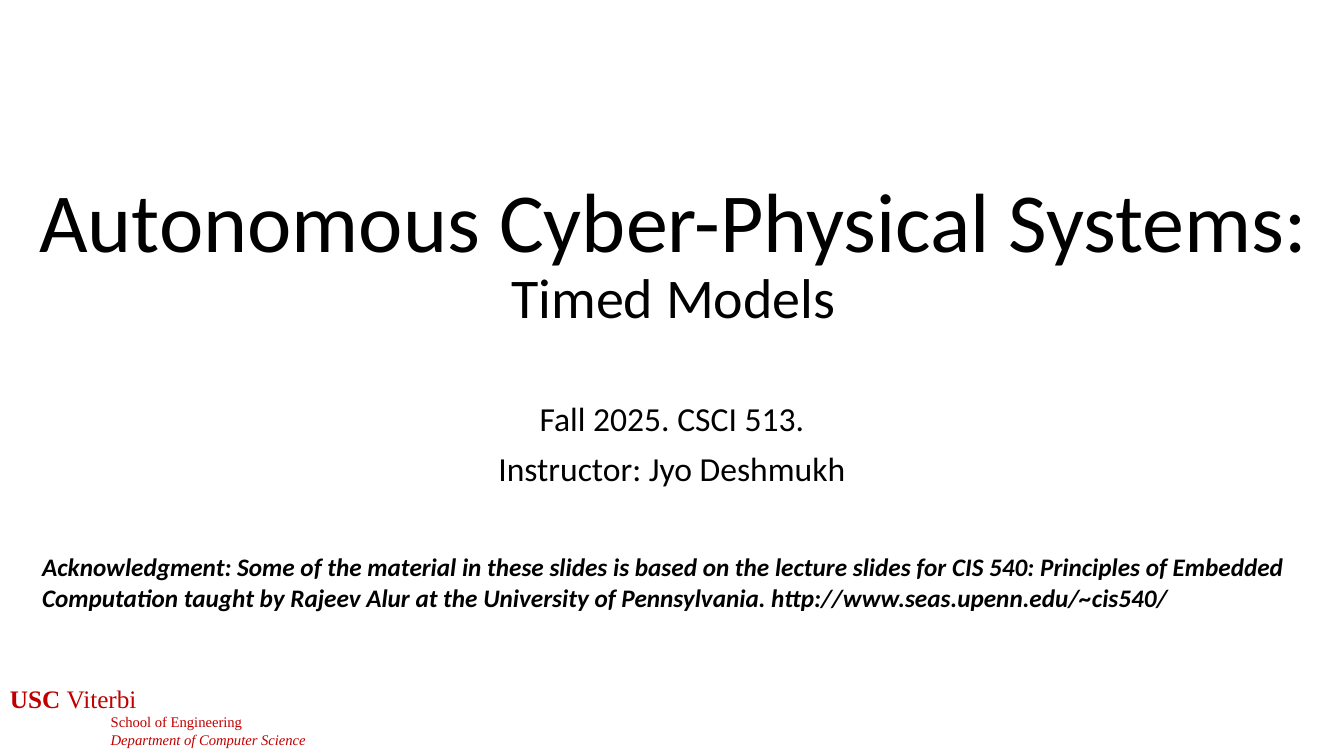
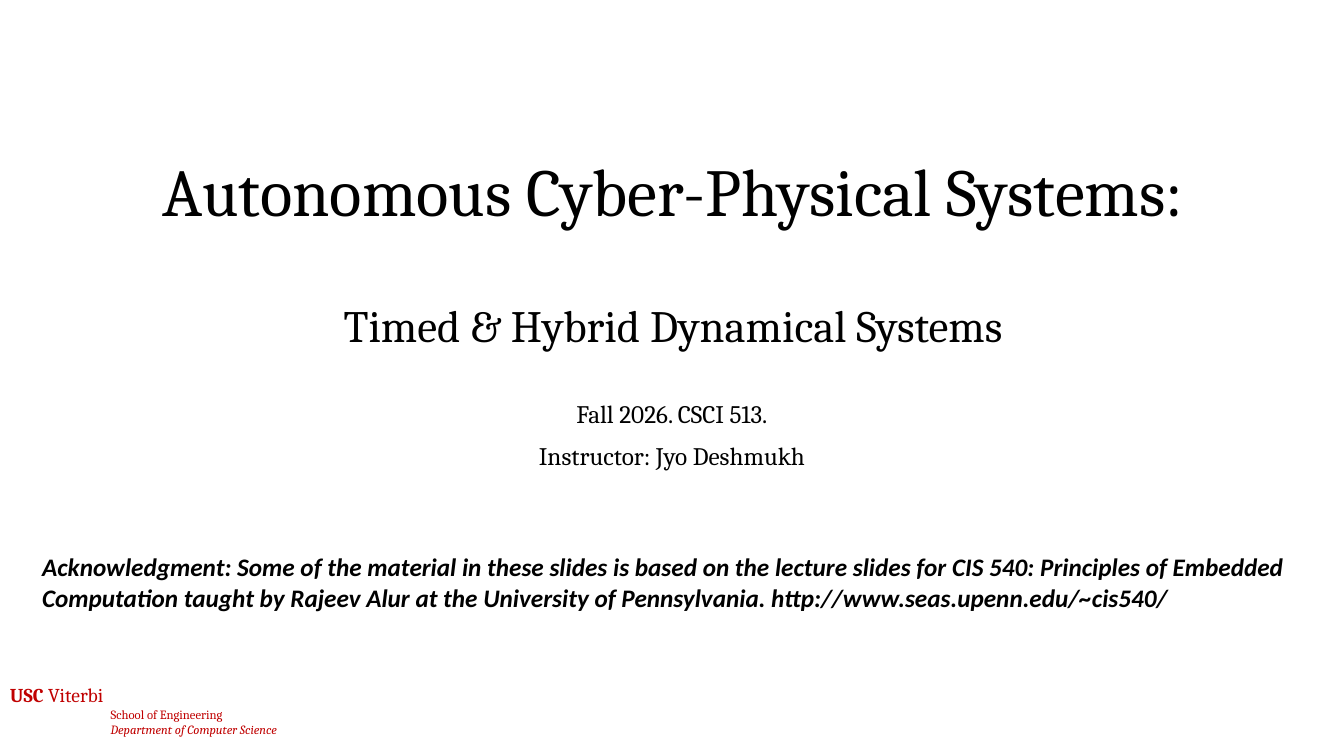
Before and after one commit to jdeshmukh/jdeshmukh.github.io, a slide deck: slide 1 of teaching/cs513-autocps-fall-2026/slides/TimedModels.pptx. Drawn at 1344x756 pixels with LibreOffice and Linux fonts; fonts in the diff are those of the drawing. Boxes give left, top, right and bottom in pixels: in the first picture for what was removed or moved away, otherwise in the second. Text is boxed around its words. In the diff, an @@ line names an element or a change of style, - is before the commit and + after.

```diff
--- a/teaching/cs513-autocps-fall-2026/slides/TimedModels.pptx
+++ b/teaching/cs513-autocps-fall-2026/slides/TimedModels.pptx
@@ title at bbox=[163, 169, 1184, 352]: text changed; size 60 to 48 pt; font Calibri to Cambria @@
-Autonomous Cyber-Physical Systems:
-Timed Models
+Autonomous Cyber-Physical Systems:
+Timed & Hybrid Dynamical Systems
@@ subtitle at bbox=[576, 405, 768, 424]: text changed; size 24 to 18 pt; font Calibri to Cambria @@
-Fall 2025. CSCI 513.
+Fall 2026. CSCI 513.
@@ subtitle at bbox=[539, 447, 805, 471]: size 24 to 18 pt, font Calibri to Cambria in "Instructor: Jyo Deshmukh" @@
@@ text "USC Viterbi" at bbox=[10, 688, 277, 737]: size 18 to 14 pt in "USC Viterbi"; font Times New Roman to Cambria; size 10.5 to 9 pt in "School of Engineering", "Department of Computer Science" @@
```
Also in this commit, not shown: 31 other slides changed, 37 slides added, 3 other files.
